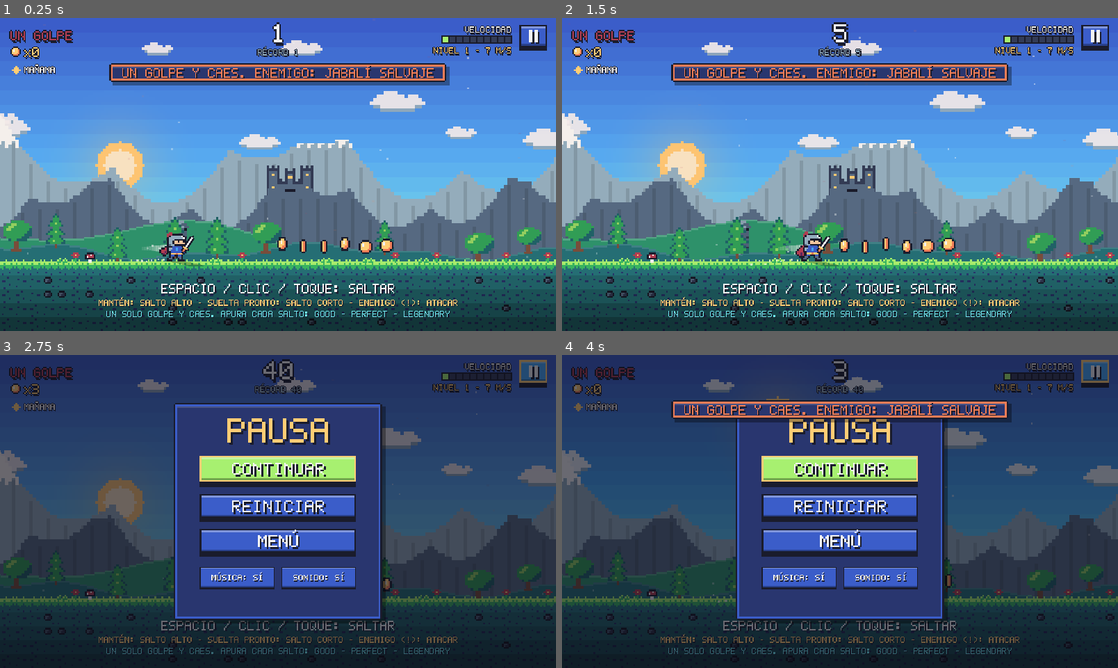
Above: before the commit, frames 1-4 (two rows, left to right).
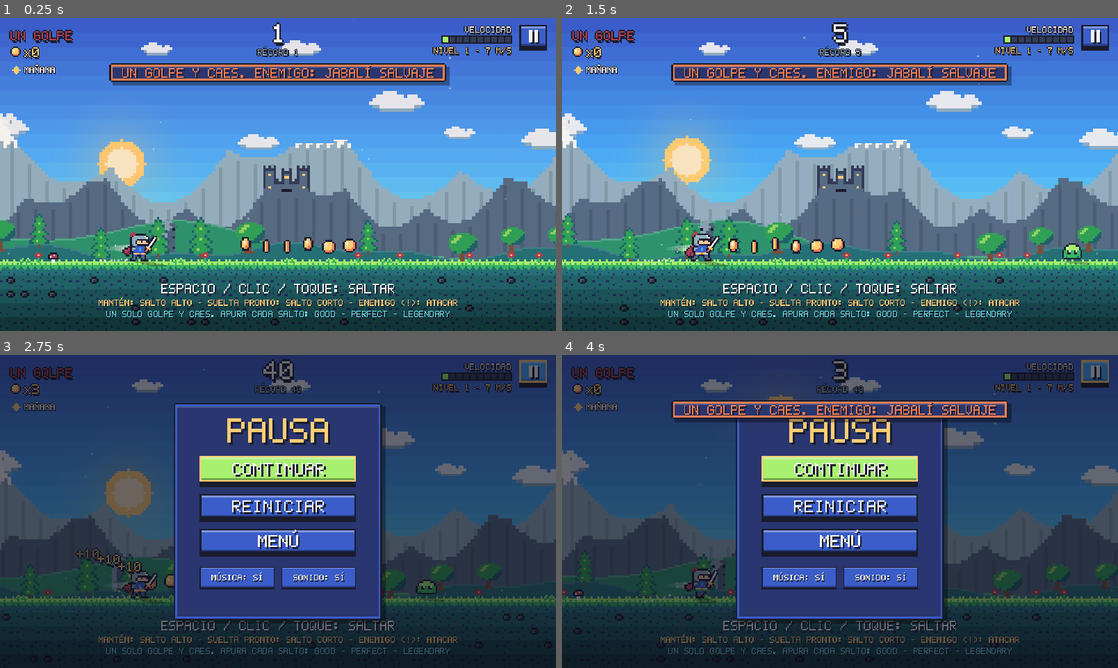
Above: after the commit, the same moments.

Repository: DiegoGH-ops/OneButtonHero
Game: Godot game, scene res://scenes/game.tscn
The game is run twice, just before and just after one commit, with the same random seed, the same clock (stepped at 60 frames per second) and the same inputs. This scene is started directly instead of the project's main scene.
Inputs (mouse positions are in pixels of both pictures, inside the frame that each line leads up to):
- Up to frame 1 (0.25 s): no input
- Up to frame 2 (1.5 s): click (1095, 36) at 0.5 s; click (840, 136) at 1.25 s
- Up to frame 3 (2.75 s): click (533, 373) at 2 s
- Up to frame 4 (4 s): click (840, 508) at 2.75 s; click (1095, 373) at 3.5 s

The runs differ from the first frame. In frame 1, 12% of the frame differs, in the area x 0-100%, y 7-100%; in frame 2, 15%, in the area x 0-100%, y 6-100%; in frame 3, 6.1%; in frame 4, 3.8%.

Commit message:
Arreglo: el suelo no se generaba durante la partida; limpia avisos de GDScript
El bloque que genera el mundo por delante del heroe quedo dentro de la rama
'no jugando' de _process, asi que el suelo terminaba a los pocos metros y el
heroe caia al vacio. Se devuelve a la rama de partida.

Tambien se renombran variables que provocaban avisos (remap, skew, world).

Co-Authored-By: Claude Opus 5.5 <noreply@anthropic.com>
Claude-Session: https://claude.ai/code/session_011EtJPXUh4ThLstKKfE9t7e

Diff:
--- a/scripts/bestiary.gd
+++ b/scripts/bestiary.gd
@@ -66,7 +66,7 @@
 
 
 ## Enemigos del mundo disponibles en un nivel (indices 0..4).
-static func unlocked(world: int, level: int) -> Array:
+static func unlocked(_world: int, level: int) -> Array:
 	var result: Array = []
 	for i in INTRO_LEVELS.size():
 		if level >= int(INTRO_LEVELS[i]):
--- a/scripts/creature.gd
+++ b/scripts/creature.gd
@@ -200,10 +200,10 @@
 		piece.call_deferred("_setup_piece", _remap, _remap_key, _sprite)
 
 
-func _setup_piece(remap: Dictionary, remap_key: String, sprite: String) -> void:
+func _setup_piece(color_map: Dictionary, remap_key: String, sprite: String) -> void:
 	archetype = SPLITTER
 	kind = 100 + archetype
-	_remap = remap
+	_remap = color_map
 	_remap_key = remap_key
 	_sprite = sprite
 	make_mini()
--- a/scripts/enemy.gd
+++ b/scripts/enemy.gd
@@ -151,26 +151,26 @@
 
 func _draw() -> void:
 	var top: float = -36.0
-	var skew: float = Daylight.shadow_skew()
+	var shadow_skew: float = Daylight.shadow_skew()
 	var alpha: float = Daylight.shadow_alpha()
 	var tint: Color = Color(1.0, 1.0, 1.0, 1.0)
 	if _flash > 0.0:
 		tint = Color(3.0, 3.0, 3.0, 1.0)
 	# Cada mundo recolorea las criaturas basicas.
-	var remap: Dictionary = Daylight.theme.get("enemy_remap", {})
+	var color_map: Dictionary = Daylight.theme.get("enemy_remap", {})
 	var remap_key: String = String(Daylight.theme.get("ground_key", ""))
 	if kind == Kind.SLIME:
 		var s: float = sin(_time * 6.0)
 		var hop: float = -absf(sin(_time * 3.0)) * 10.0
-		PixelArt.draw_shadow(self, "slime", Vector2(0.0, 0.0), 4.0, skew, alpha)
+		PixelArt.draw_shadow(self, "slime", Vector2(0.0, 0.0), 4.0, shadow_skew, alpha)
 		draw_set_transform(Vector2(0.0, roundf(hop)), 0.0, Vector2(1.0 + 0.08 * s, 1.0 - 0.08 * s))
-		PixelArt.draw_skin(self, "slime", Vector2(-24.0, -36.0), 4.0, tint, remap, remap_key)
+		PixelArt.draw_skin(self, "slime", Vector2(-24.0, -36.0), 4.0, tint, color_map, remap_key)
 		top = -36.0 + hop
 	elif kind == Kind.GOBLIN:
 		var walking: bool = _walked > 0.0 and _walked < float(WALK_LIMITS[kind])
 		var frame: int = int(_time * 7.0) % 2 if walking else 0
 		var bob: float = -4.0 if frame == 1 else 0.0
-		PixelArt.draw_shadow(self, "goblin_a", Vector2(0.0, 0.0), 4.0, skew, alpha)
+		PixelArt.draw_shadow(self, "goblin_a", Vector2(0.0, 0.0), 4.0, shadow_skew, alpha)
 		PixelArt.draw(self, "goblin_b" if frame == 1 else "goblin_a", Vector2(-24.0, -52.0 + bob), 4.0, tint)
 		top = -52.0
 	elif kind == Kind.BAT or kind == Kind.FIREBAT:
@@ -186,19 +186,19 @@
 		top = -16.0
 	elif kind == Kind.KNIGHT:
 		var sprite: String = "knight_a" if hp > 1 else "knight_b"
-		PixelArt.draw_shadow(self, sprite, Vector2(0.0, 0.0), 4.0, skew, alpha)
+		PixelArt.draw_shadow(self, sprite, Vector2(0.0, 0.0), 4.0, shadow_skew, alpha)
 		PixelArt.draw(self, sprite, Vector2(-26.0, -56.0 + roundf(sin(_time * 5.0) * 2.0)), 4.0, tint)
 		top = -56.0
 	elif kind == Kind.GOLEM or kind == Kind.MUMMY:
 		var body: String = "golem" if kind == Kind.GOLEM else "mummy"
 		var hurt: Color = tint if hp > 1 else Color(tint.r, tint.g * 0.7, tint.b * 0.7, 1.0)
-		PixelArt.draw_shadow(self, body, Vector2(0.0, 0.0), 4.0, skew, alpha)
+		PixelArt.draw_shadow(self, body, Vector2(0.0, 0.0), 4.0, shadow_skew, alpha)
 		PixelArt.draw(self, body, Vector2(-26.0, -56.0 + roundf(absf(sin(_time * 4.0)) * -3.0)), 4.0, hurt)
 		top = -56.0
 	elif kind == Kind.WOLF:
 		var run: float = roundf(absf(sin(_time * 14.0)) * -4.0) if _walked > 0.0 and _walked < 300.0 else 0.0
-		PixelArt.draw_shadow(self, "wolf", Vector2(0.0, 0.0), 4.0, skew, alpha)
-		PixelArt.draw_skin(self, "wolf", Vector2(-28.0, -36.0 + run), 4.0, tint, remap, remap_key)
+		PixelArt.draw_shadow(self, "wolf", Vector2(0.0, 0.0), 4.0, shadow_skew, alpha)
+		PixelArt.draw_skin(self, "wolf", Vector2(-28.0, -36.0 + run), 4.0, tint, color_map, remap_key)
 		top = -36.0
 	elif kind == Kind.ORB:
 		var pulse: float = 14.0 + sin(_time * 12.0) * 3.0
--- a/scripts/game.gd
+++ b/scripts/game.gd
@@ -251,8 +251,6 @@
 		_update_feel(delta)
 		_check_dodges()
 		player.hawk_x = precision.perfect_jump_x(player.position, player.get_speed()) if Buffs.has("hawk") else INF
-	elif _state != State.PLAYING:
-		_death_time += delta
 		generator.update(player.position.x, _speed, _level, delta)
 		_update_camera()
 		Daylight.time = fposmod(Daylight.time + delta / DAY_LENGTH, 1.0)
@@ -260,6 +258,8 @@
 		precision.update(player.position, delta)
 		if _level_mode and player.position.x >= _goal_x:
 			_level_complete()
+	else:
+		_death_time += delta
 
 	# Efectos de camara: temblor y pequeno golpe de zoom.
 	if _shake > 0.0:
@@ -386,17 +386,17 @@
 
 ## Comprueba al final si se cumplio el modo de dominio elegido.
 func _challenge_met() -> bool:
-	var world: int = int(_def["world"])
+	var world_index: int = int(_def["world"])
 	var level: int = int(_def["level"])
 	if _challenge == "precision":
-		return precision.precision_percent() >= Campaign.mode_target(_challenge, world, level)
+		return precision.precision_percent() >= Campaign.mode_target(_challenge, world_index, level)
 	if _challenge == "no_damage":
 		return _damage_taken == 0 and int(precision.counts[1]) == 0
 	if _challenge == "perfect_combo":
-		return precision.best_combo >= Campaign.mode_target(_challenge, world, level)
+		return precision.best_combo >= Campaign.mode_target(_challenge, world_index, level)
 	if _challenge == "speed":
 		if bool(_def["final"]):
-			return _run_time <= float(Campaign.mode_target(_challenge, world, level))
+			return _run_time <= float(Campaign.mode_target(_challenge, world_index, level))
 		return true
 	if _challenge == "legendary_only":
 		return precision.non_legendary_kills == 0 and int(precision.counts[4]) >= 3
@@ -748,13 +748,13 @@
 			var first: Array = Bestiary.entry(0, 0)
 			hud.toast("UN GOLPE Y CAES. ENEMIGO: " + String(first[0]), Pal.ORANGE)
 		return
-	var world: int = int(_def["world"])
+	var world_index: int = int(_def["world"])
 	var level: int = int(_def["level"])
 	var creature: int = Bestiary.introduced(level)
 	if creature >= 0:
-		var data: Array = Bestiary.entry(world, creature)
+		var data: Array = Bestiary.entry(world_index, creature)
 		hud.show_banner("NUEVO: " + String(data[0]), String(Bestiary.TIPS[int(data[1])]))
-	if world == 0:
+	if world_index == 0:
 		for item in LevelGenerator.MECHANICS:
 			var mechanic: Array = item
 			if int(mechanic[1]) == level:
@@ -862,24 +862,24 @@
 		stars += 1
 	if rank >= 3 and _damage_taken <= 1:
 		stars += 1
-	var world: int = int(_def["world"])
+	var world_index: int = int(_def["world"])
 	var level: int = int(_def["level"])
 	var final_score: int = _score()
-	var rewards: Dictionary = GameData.complete_level(world, level, stars, rank, final_score)
+	var rewards: Dictionary = GameData.complete_level(world_index, level, stars, rank, final_score)
 	# Retos opcionales del nivel.
-	var challenge_list: Array = Campaign.challenges(world, level)
+	var challenge_list: Array = Campaign.challenges(world_index, level)
 	var challenge_texts: Array = []
 	var challenge_results: Array = []
 	for item in challenge_list:
 		var challenge: Dictionary = item
 		challenge_texts.append(String(challenge["text"]))
 		challenge_results.append(precision.challenge_done(challenge, info))
-	var extra: Dictionary = GameData.complete_challenges(world, level, challenge_results)
+	var extra: Dictionary = GameData.complete_challenges(world_index, level, challenge_results)
 	# Modo de dominio.
 	var mode_line: String = ""
 	if _challenge != "normal":
 		if _challenge_met():
-			var paid: Dictionary = GameData.complete_mode(world, level, _challenge)
+			var paid: Dictionary = GameData.complete_mode(world_index, level, _challenge)
 			extra["coins"] = int(extra["coins"]) + int(paid["coins"])
 			extra["diamonds"] = int(extra["diamonds"]) + int(paid["diamonds"])
 			mode_line = "MODO %s SUPERADO" % _challenge_name()
@@ -896,7 +896,7 @@
 	Sfx.set_intensity(0)
 	hud.flash(Pal.WHITE, 0.4)
 	Fx.burst(fx_root, player.position + Vector2(0.0, -40.0), Pal.YELLOW, 40, 520.0, 0.9, 9.0, 600.0, 180.0, Vector2.UP)
-	var has_next: bool = level < Campaign.LEVELS_PER_WORLD - 1 or world < Campaign.world_count() - 1
+	var has_next: bool = level < Campaign.LEVELS_PER_WORLD - 1 or world_index < Campaign.world_count() - 1
 	hud.show_victory({
 		"name": String(_def["name"]), "rank": rank, "stars": stars, "score": final_score,
 		"perfect": int(precision.counts[3]), "legendary": int(precision.counts[4]),
@@ -909,15 +909,15 @@
 
 ## Pasa al siguiente nivel de la campana (o al primero del mundo siguiente).
 func _next_level() -> void:
-	var world: int = int(_def.get("world", 0))
+	var world_index: int = int(_def.get("world", 0))
 	var level: int = int(_def.get("level", 0)) + 1
 	if level >= Campaign.LEVELS_PER_WORLD:
 		level = 0
-		world += 1
-	if world >= Campaign.world_count():
+		world_index += 1
+	if world_index >= Campaign.world_count():
 		_go_to_menu()
 		return
-	GameData.run = {"mode": "level", "world": world, "level": level}
+	GameData.run = {"mode": "level", "world": world_index, "level": level}
 	Transition.reload()
 
 
--- a/scripts/ground_renderer.gd
+++ b/scripts/ground_renderer.gd
@@ -35,7 +35,7 @@
 	var first: int = int(floor(view_left / TILE)) - 1
 	var count: int = int(1280.0 / TILE) + 3
 	# Cada mundo recolorea el suelo (lava, cristal, nieve, arena...).
-	var remap: Dictionary = Daylight.theme.get("ground", {})
+	var color_map: Dictionary = Daylight.theme.get("ground", {})
 	var remap_key: String = String(Daylight.theme.get("ground_key", ""))
 	var decor_on: bool = bool(Daylight.theme.get("decor", true))
 	for n in count:
@@ -54,7 +54,7 @@
 			continue
 
 		var top: String = "ground_top_a" if PixelArt.hash01(i, 1) < 0.5 else "ground_top_b"
-		PixelArt.draw_skin(self, top, Vector2(x, GROUND_Y - 4.0), 4.0, Color(1.0, 1.0, 1.0, 1.0), remap, remap_key)
+		PixelArt.draw_skin(self, top, Vector2(x, GROUND_Y - 4.0), 4.0, Color(1.0, 1.0, 1.0, 1.0), color_map, remap_key)
 		for row in 4:
 			var r: float = PixelArt.hash01(i, 10 + row)
 			var sprite: String = "dirt_a"
@@ -63,7 +63,7 @@
 			elif r > 0.5:
 				sprite = "dirt_b"
 			var shade: float = 1.0 - 0.13 * float(row + 1)
-			PixelArt.draw_skin(self, sprite, Vector2(x, GROUND_Y + 32.0 + float(row) * TILE), 4.0, Color(shade, shade, shade, 1.0), remap, remap_key)
+			PixelArt.draw_skin(self, sprite, Vector2(x, GROUND_Y + 32.0 + float(row) * TILE), 4.0, Color(shade, shade, shade, 1.0), color_map, remap_key)
 
 		# Hielo: brillo azulado sobre la superficie.
 		if Daylight.is_ice(x + TILE * 0.5):
--- a/scripts/hero_preview.gd
+++ b/scripts/hero_preview.gd
@@ -28,7 +28,7 @@
 	var sword: Dictionary = GameData.equipped_item("sword")
 	var trail: Dictionary = GameData.equipped_item("trail")
 	var aura: Dictionary = GameData.equipped_item("aura")
-	var remap: Dictionary = skin["remap"]
+	var color_map: Dictionary = skin["remap"]
 	var skin_key: String = skin["id"]
 	var s: float = px / 4.0
 	var white: Color = Color(1.0, 1.0, 1.0, 1.0)
@@ -52,9 +52,9 @@
 	var bob: float = -4.0 * s if index % 2 == 1 else 0.0
 	var legs: String = RUN_LEGS[index]
 	var cape: String = RUN_CAPES[index]
-	PixelArt.draw_skin(self, cape, Vector2(-38.0 * s, -36.0 * s + bob), px, white, remap, skin_key)
-	PixelArt.draw_skin(self, legs, Vector2(-28.0 * s, -16.0 * s), px, white, remap, skin_key)
-	PixelArt.draw_skin(self, "hero_top", Vector2(-28.0 * s, -68.0 * s + bob), px, white, remap, skin_key)
+	PixelArt.draw_skin(self, cape, Vector2(-38.0 * s, -36.0 * s + bob), px, white, color_map, skin_key)
+	PixelArt.draw_skin(self, legs, Vector2(-28.0 * s, -16.0 * s), px, white, color_map, skin_key)
+	PixelArt.draw_skin(self, "hero_top", Vector2(-28.0 * s, -68.0 * s + bob), px, white, color_map, skin_key)
 	var sword_remap: Dictionary = sword["remap"]
 	var sword_key: String = sword["id"]
 	draw_set_transform(Vector2(18.0 * s, -26.0 * s + bob), 0.55 + sin(_time * 9.0) * 0.08, Vector2.ONE)
--- a/scripts/obstacle.gd
+++ b/scripts/obstacle.gd
@@ -149,7 +149,7 @@
 func _draw() -> void:
 	var spike_remap: Dictionary = Daylight.theme.get("spike_remap", {})
 	var spike_key: String = String(Daylight.theme.get("ground_key", "")) + "_spike"
-	var skew: float = Daylight.shadow_skew()
+	var shadow_skew: float = Daylight.shadow_skew()
 	var alpha: float = Daylight.shadow_alpha()
 	if kind == Kind.SPIKES:
 		for i in count:
@@ -188,13 +188,13 @@
 		var bob: float = roundf(absf(sin(_time * 5.0)) * -8.0)
 		PixelArt.draw(self, "arrow_down", Vector2(6.0, -64.0 + bob), 4.0)
 	elif kind == Kind.ROCK:
-		PixelArt.draw_shadow(self, "rock", Vector2(28.0, 0.0), 4.0, skew, alpha)
+		PixelArt.draw_shadow(self, "rock", Vector2(28.0, 0.0), 4.0, shadow_skew, alpha)
 		PixelArt.draw(self, "rock", Vector2(0.0, -44.0), 4.0)
 	elif kind == Kind.TOTEM:
-		PixelArt.draw_shadow(self, "totem", Vector2(24.0, 0.0), 4.0, skew, alpha)
+		PixelArt.draw_shadow(self, "totem", Vector2(24.0, 0.0), 4.0, shadow_skew, alpha)
 		PixelArt.draw(self, "totem", Vector2(0.0, -108.0), 4.0)
 	else:
-		PixelArt.draw_shadow(self, "rock", Vector2(0.0, 0.0), 4.0, skew, alpha)
+		PixelArt.draw_shadow(self, "rock", Vector2(0.0, 0.0), 4.0, shadow_skew, alpha)
 		# La roca gira sobre su centro mientras rueda.
 		draw_set_transform(Vector2(0.0, -24.0), -_rolled / 24.0, Vector2.ONE)
 		PixelArt.draw(self, "rock", Vector2(-28.0, -24.0), 4.0)
--- a/scripts/pixel_art.gd
+++ b/scripts/pixel_art.gd
@@ -23,10 +23,10 @@
 	return _colors
 
 
-## Devuelve la textura de un sprite. `remap` cambia caracteres de color
+## Devuelve la textura de un sprite. `color_map` cambia caracteres de color
 ## (por ejemplo {"b": "r"} pinta de rojo lo que era azul) y `remap_key`
 ## identifica esa variante en la cache.
-static func tex(sprite_name: String, remap: Dictionary = {}, remap_key: String = "") -> ImageTexture:
+static func tex(sprite_name: String, color_map: Dictionary = {}, remap_key: String = "") -> ImageTexture:
 	var key: String = sprite_name + "|" + remap_key
 	if _cache.has(key):
 		return _cache[key]
@@ -48,8 +48,8 @@
 		var row: String = rows[y]
 		for x in row.length():
 			var ch: String = row[x]
-			if remap.has(ch):
-				ch = remap[ch]
+			if color_map.has(ch):
+				ch = color_map[ch]
 			if colors.has(ch):
 				var c: Color = colors[ch]
 				img.set_pixel(x, y, c)
@@ -88,8 +88,8 @@
 
 
 ## Igual que draw() pero con un remapeo de colores.
-static func draw_skin(ci: CanvasItem, sprite_name: String, pos: Vector2, px: float, modulate: Color, remap: Dictionary, remap_key: String) -> void:
-	var t: ImageTexture = tex(sprite_name, remap, remap_key)
+static func draw_skin(ci: CanvasItem, sprite_name: String, pos: Vector2, px: float, modulate: Color, color_map: Dictionary, remap_key: String) -> void:
+	var t: ImageTexture = tex(sprite_name, color_map, remap_key)
 	var sz: Vector2 = Vector2(t.get_width(), t.get_height()) * px
 	ci.draw_texture_rect(t, Rect2(pos, sz), false, modulate)
 
--- a/scripts/shop_card.gd
+++ b/scripts/shop_card.gd
@@ -148,8 +148,8 @@
 func _draw_icon(center: Vector2) -> void:
 	var white: Color = Color(1.0, 1.0, 1.0, 1.0)
 	if category == "skin":
-		var remap: Dictionary = item["remap"]
-		PixelArt.draw_skin(self, "hero_top", center + Vector2(-28.0, -30.0), 4.0, white, remap, String(item["id"]))
+		var color_map: Dictionary = item["remap"]
+		PixelArt.draw_skin(self, "hero_top", center + Vector2(-28.0, -30.0), 4.0, white, color_map, String(item["id"]))
 	elif category == "sword":
 		var sword_remap: Dictionary = item["remap"]
 		PixelArt.draw_skin(self, "sword", center + Vector2(-10.0, -32.0), 4.0, white, sword_remap, String(item["id"]))
